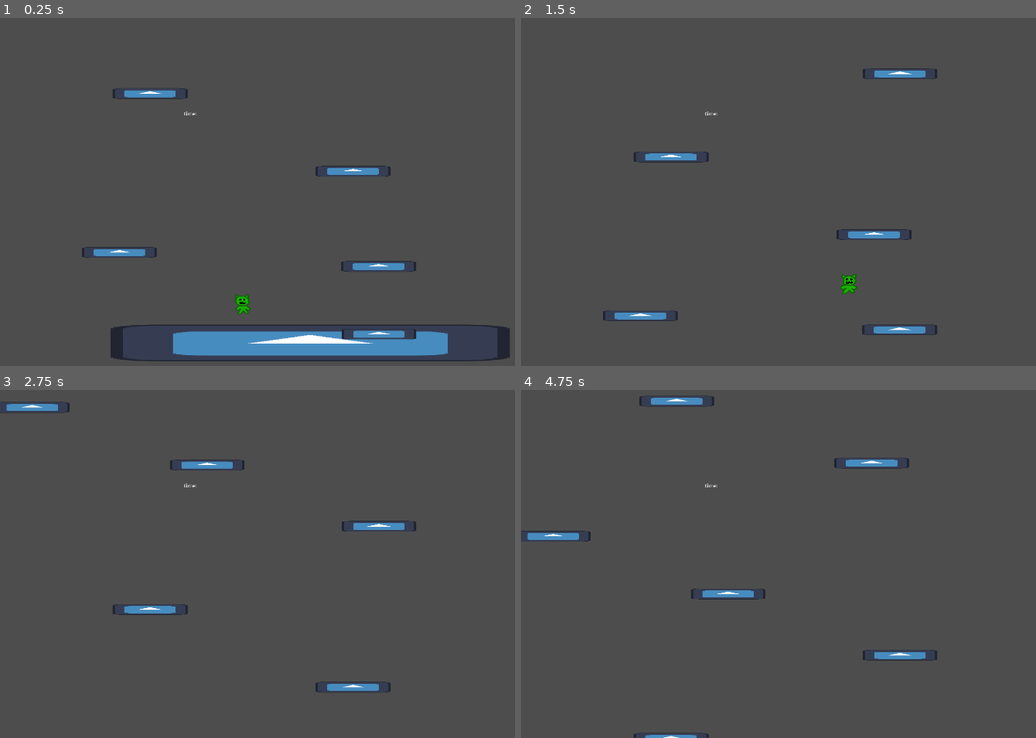
Above: before the commit, frames 1-4 (two rows, left to right).
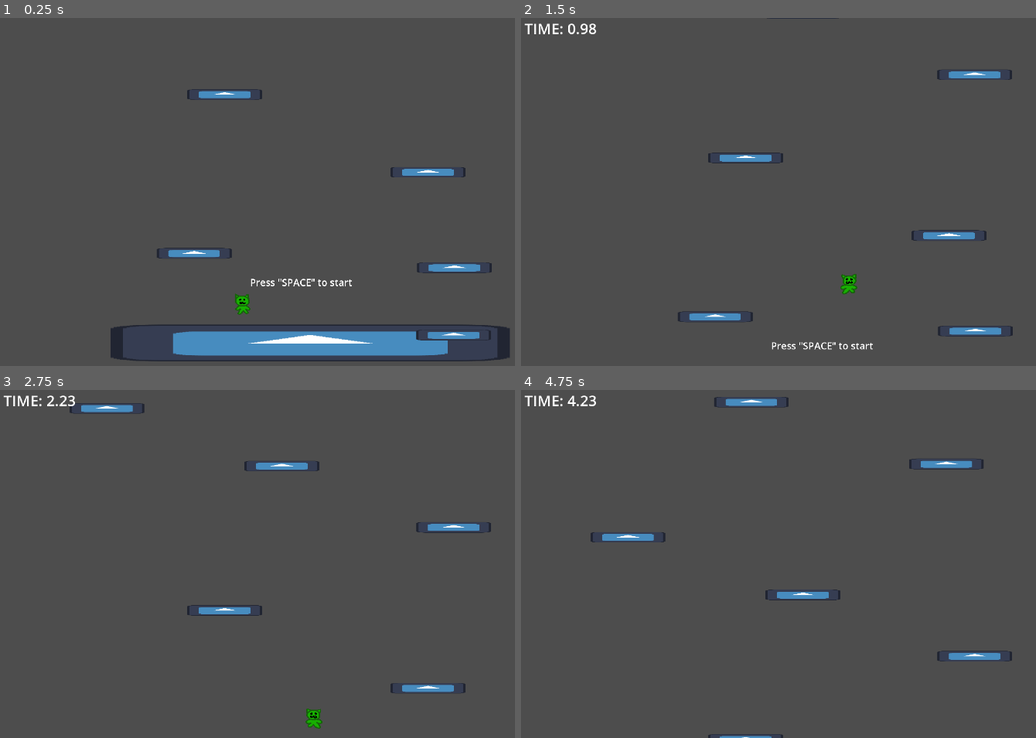
Above: after the commit, the same moments.

Repository: bohmje23/pisteprojekti
Game: Godot game, scene res://game.tscn
The game is run twice, just before and just after one commit, with the same random seed, the same clock (stepped at 60 frames per second) and the same inputs. The project has no main scene, so this scene is started directly. The engine's default icon, where the game draws it, is replaced by a stand-in: a white triangle on a blue panel in a dark square.
Inputs:
- Up to frame 1 (0.25 s): no input
- Up to frame 2 (1.5 s): tap Space (jump) at 0.5, 0.6, 0.77, 1.07, 1.25, 1.35 s; hold D (move_right) from 0.53 s (still down)
- Up to frame 3 (2.75 s): tap Space (jump) at 1.52, 1.82, 2, 2.1 s; release D (move_right) at 2.03 s; hold A (move_left) from 2.03 s (still down)
- Up to frame 4 (4.75 s): tap Space (jump) at 2.75, 2.85, 3.02, 3.32, 3.5, 3.6, 3.77, 4.07, 4.25, 4.35, 4.52 s; release A (move_left) at 2.78 s; hold D (move_right) 2.78-4.28 s; hold A (move_left) from 4.28 s (still down)

The runs differ from the first frame. In frame 1, 2.8% of the frame differs, in the area x 15-96%, y 20-93%; in frame 2, 3.1%, in the area x 0-96%, y 0-96%; in frame 3, 3.1%; in frame 4, 3.1%.

Commit message:
Add files via upload

Diff:
--- /dev/null
+++ b/pistepeli/TimerUI.gd
@@ -0,0 +1,20 @@
+extends Control
+
+var alive_time: float = 0.0
+var running: bool = false
+
+@onready var timer_label = $TimerLabel
+
+func _process(delta):
+	if running:
+		alive_time += delta
+		timer_label.text = "TIME: " + String.num(alive_time, 2)
+
+func start():
+	running = true
+
+func stop():
+	running = false
+
+func get_final_time() -> float:
+	return alive_time
--- /dev/null
+++ b/pistepeli/death_screen.gd
@@ -0,0 +1,25 @@
+extends Control
+
+@onready var finalscore_label = $FinalScore_Label
+
+var final_time: float = 0.0
+
+func _ready() -> void:
+	process_mode = Node.PROCESS_MODE_ALWAYS
+	visible = false
+
+func show_screen(time_value: float) -> void:
+	final_time = time_value
+	finalscore_label.text = "Your score: " + String.num(final_time, 2)
+	visible = true
+
+func _on_try_again_button_pressed():
+	get_tree().paused = false
+	get_tree().change_scene_to_file("res://game.tscn")
+
+func _on_menu_button_pressed():
+	get_tree().paused = false
+	get_tree().change_scene_to_file("res://main_menu.tscn")
+
+func _on_save_score_button_pressed():
+	print("Score saved:", final_time)
--- a/pistepeli/game.tscn
+++ b/pistepeli/game.tscn
@@ -6,6 +6,8 @@
 [ext_resource type="Script" path="res://platforms.gd" id="4_fukja"]
 [ext_resource type="Script" path="res://game_camera.gd" id="4_s1wek"]
 [ext_resource type="PackedScene" uid="uid://bw5tv7oumidm" path="res://platform.tscn" id="5_3xnp1"]
+[ext_resource type="PackedScene" uid="uid://duh8havg5t6ol" path="res://gameover.tscn" id="7_etv1n"]
+[ext_resource type="PackedScene" uid="uid://c36pg4q31fqcm" path="res://timer_ui.tscn" id="7_yu44u"]
 
 [sub_resource type="AtlasTexture" id="AtlasTexture_hb3bq"]
 atlas = ExtResource("1_4s8g6")
@@ -74,13 +76,13 @@
 texture = ExtResource("3_34cmd")
 
 [node name="Platforms" type="Node2D" parent="."]
-position = Vector2(213, 164)
+position = Vector2(445, 167)
 scale = Vector2(-5.40797, 1.74377)
 script = ExtResource("4_fukja")
 platform_scene = ExtResource("5_3xnp1")
 
 [node name="Platform" parent="Platforms" instance=ExtResource("5_3xnp1")]
-position = Vector2(1.10948, 2.29387)
+position = Vector2(0.554729, 2.86734)
 
 [node name="Camera2D" type="Camera2D" parent="."]
 position = Vector2(-3, -63)
@@ -88,18 +90,22 @@
 
 [node name="CanvasLayer" type="CanvasLayer" parent="."]
 
-[node name="ScoreLabel" type="Label" parent="CanvasLayer"]
-offset_left = 571.0
-offset_top = 285.0
-offset_right = 622.0
-offset_bottom = 308.0
-text = "time:"
+[node name="DeathScreen" parent="CanvasLayer" instance=ExtResource("7_etv1n")]
+visible = false
+offset_left = 583.0
+offset_top = 296.0
+offset_right = -635.0
+offset_bottom = -323.0
 
-[node name="TESTI" type="Label" parent="CanvasLayer"]
-visible = false
-offset_left = 832.0
-offset_top = 436.0
-offset_right = 988.0
-offset_bottom = 573.0
-theme_override_font_sizes/font_size = 100
-text = "RIP"
+[node name="TimerUI" parent="CanvasLayer" instance=ExtResource("7_yu44u")]
+offset_left = 11.0
+offset_right = -1607.0
+offset_bottom = -932.0
+
+[node name="InfoLabel" type="Label" parent="."]
+offset_left = -187.0
+offset_top = 196.0
+offset_right = 131.0
+offset_bottom = 244.0
+theme_override_font_sizes/font_size = 30
+text = "Press \"SPACE\" to start"
--- a/pistepeli/game_camera.gd
+++ b/pistepeli/game_camera.gd
@@ -2,23 +2,29 @@
 
 @export var scroll_speed: float = 200
 var scrolling: bool = false
+var final_time: float = 0.0
 
 @onready var player := get_parent().get_node("Player")
-@onready var testi_rip := get_parent().get_node("CanvasLayer/TESTI")
+@onready var gameover := get_parent().get_node("CanvasLayer/DeathScreen")
+@onready var timer_ui := get_parent().get_node("CanvasLayer/TimerUI")
 
 func start_scrolling():
-	scrolling = true
+	if not scrolling:
+		scrolling = true
+		timer_ui.start()
 
 func _process(delta: float) -> void:
 	if scrolling:
 		global_position.y -= scroll_speed * delta
+	_check_player_out_of_bounds()
 
-	# Player falls off bottom
+func _check_player_out_of_bounds() -> void:
 	var bottom_y = global_position.y + get_viewport_rect().size.y / 2
 	if player.position.y > bottom_y:
 		player_died()
 
 func player_died() -> void:
-	testi_rip.visible = true
-	await get_tree().process_frame
-	get_tree().paused = true
+	scrolling = false
+	timer_ui.stop()
+	final_time = timer_ui.get_final_time()
+	gameover.show_screen(final_time)
--- /dev/null
+++ b/pistepeli/gameover.tscn
@@ -0,0 +1,61 @@
+[gd_scene load_steps=2 format=3 uid="uid://duh8havg5t6ol"]
+
+[ext_resource type="Script" path="res://death_screen.gd" id="1_u6hk5"]
+
+[node name="DeathScreen" type="Control"]
+layout_mode = 3
+anchors_preset = 15
+anchor_right = 1.0
+anchor_bottom = 1.0
+offset_left = 595.0
+offset_top = 265.0
+offset_right = -660.0
+offset_bottom = -274.0
+grow_horizontal = 2
+grow_vertical = 2
+script = ExtResource("1_u6hk5")
+
+[node name="YouFell_Label" type="Label" parent="."]
+layout_mode = 0
+offset_left = 219.0
+offset_top = 92.0
+offset_right = 474.0
+offset_bottom = 181.0
+theme_override_font_sizes/font_size = 50
+text = "YOU FELL!"
+
+[node name="FinalScore_Label" type="Label" parent="."]
+layout_mode = 0
+offset_left = 277.0
+offset_top = 167.0
+offset_right = 410.0
+offset_bottom = 221.0
+text = "temp"
+
+[node name="TryAgainButton" type="Button" parent="."]
+layout_mode = 0
+offset_left = 109.0
+offset_top = 286.0
+offset_right = 220.0
+offset_bottom = 354.0
+text = "Try again"
+
+[node name="MenuButton" type="Button" parent="."]
+layout_mode = 0
+offset_left = 446.0
+offset_top = 272.0
+offset_right = 577.0
+offset_bottom = 341.0
+text = "Return to menu"
+
+[node name="SaveScoreButton" type="Button" parent="."]
+layout_mode = 0
+offset_left = 275.0
+offset_top = 298.0
+offset_right = 408.0
+offset_bottom = 362.0
+text = "Save your score"
+
+[connection signal="pressed" from="TryAgainButton" to="." method="_on_try_again_button_pressed"]
+[connection signal="pressed" from="MenuButton" to="." method="_on_menu_button_pressed"]
+[connection signal="pressed" from="SaveScoreButton" to="." method="_on_save_score_button_pressed"]
--- a/pistepeli/main_menu.gd
+++ b/pistepeli/main_menu.gd
@@ -9,7 +9,7 @@
 	"scoreboard"
 
 func _on_settings_pressed() -> void:
-	pass # Replace with function body.
+	pass
 
 func _on_exit_pressed() -> void:
-	pass # Replace with function body.
+	print("heihei")
--- a/pistepeli/player.gd
+++ b/pistepeli/player.gd
@@ -1,27 +1,21 @@
 extends CharacterBody2D
 
-# Movement
 @export var speed: float = 250
 @export var jump_force: float = -900
 @export var gravity: float = 1500
 
-# Double jump
 var jumps_done: int = 0
 @export var max_jumps: int = 2
 
-# Camera reference
 @onready var camera: Camera2D = get_parent().get_node("Camera2D")
 var first_jump_done: bool = false
 
-# Animation
 @onready var sprite: AnimatedSprite2D = $AnimatedSprite2D
 
 func _physics_process(delta: float) -> void:
-	# Gravity
 	if not is_on_floor():
 		velocity.y += gravity * delta
 
-	# Horizontal movement
 	var dir: float = 0.0
 	if Input.is_action_pressed("move_left"):
 		dir -= 1.0
@@ -31,7 +25,6 @@
 		sprite.flip_h = false
 	velocity.x = dir * speed
 
-	# Jump / Double Jump
 	if Input.is_action_just_pressed("jump"):
 		if is_on_floor() or jumps_done < max_jumps:
 			velocity.y = jump_force
@@ -42,11 +35,9 @@
 
 	move_and_slide()
 
-	# Reset jump counter when landed jne jne jne
 	if is_on_floor():
 		jumps_done = 0
 
-	# Animation
 	if dir != 0:
 		sprite.play("move")
 	else:
--- a/pistepeli/project.godot
+++ b/pistepeli/project.godot
@@ -11,7 +11,7 @@
 [application]
 
 config/name="pistepeli"
-config/features=PackedStringArray("4.3", "Forward Plus")
+config/features=PackedStringArray("4.2", "Forward Plus")
 config/icon="res://icon.svg"
 
 [display]
@@ -25,17 +25,17 @@
 
 move_left={
 "deadzone": 0.5,
-"events": [Object(InputEventKey,"resource_local_to_scene":fa …(169 unchanged characters)… _keycode":65,"key_label":0,"unicode":0,"location":0,"echo":false,"script":null)
+"events": [Object(InputEventKey,"resource_local_to_scene":fa …(169 unchanged characters)… _keycode":65,"key_label":0,"unicode":0,"echo":false,"script":null)
 ]
 }
 move_right={
 "deadzone": 0.5,
-"events": [Object(InputEventKey,"resource_local_to_scene":fa …(169 unchanged characters)… _keycode":68,"key_label":0,"unicode":0,"location":0,"echo":false,"script":null)
+"events": [Object(InputEventKey,"resource_local_to_scene":fa …(169 unchanged characters)… _keycode":68,"key_label":0,"unicode":0,"echo":false,"script":null)
 ]
 }
 jump={
 "deadzone": 0.5,
-"events": [Object(InputEventKey,"resource_local_to_scene":fa …(169 unchanged characters)… _keycode":32,"key_label":0,"unicode":0,"location":0,"echo":false,"script":null)
+"events": [Object(InputEventKey,"resource_local_to_scene":fa …(169 unchanged characters)… _keycode":32,"key_label":0,"unicode":0,"echo":false,"script":null)
 ]
 }
 
--- /dev/null
+++ b/pistepeli/timer_ui.tscn
@@ -0,0 +1,18 @@
+[gd_scene load_steps=2 format=3 uid="uid://c36pg4q31fqcm"]
+
+[ext_resource type="Script" path="res://TimerUI.gd" id="1_0oh5v"]
+
+[node name="TimerUI" type="Control"]
+layout_mode = 3
+anchors_preset = 15
+anchor_right = 1.0
+anchor_bottom = 1.0
+grow_horizontal = 2
+grow_vertical = 2
+script = ExtResource("1_0oh5v")
+
+[node name="TimerLabel" type="Label" parent="."]
+layout_mode = 0
+offset_right = 395.0
+offset_bottom = 76.0
+theme_override_font_sizes/font_size = 46
Binary file added: pistepeli/cartoon-moon-png-favpng-asyyCz1vxjP6J8FrDhaddZ8yf.jpg
Not shown, added: pistepeli/cartoon-moon-png-favpng-asyyCz1vxjP6J8FrDhaddZ8yf.jpg.import
Not shown: 1 places in pistepeli/game.tscn that only renumber resources
Not shown, added: pistepeli/gam5D28.tmp
Not shown, added: pistepeli/gam7469.tmp
